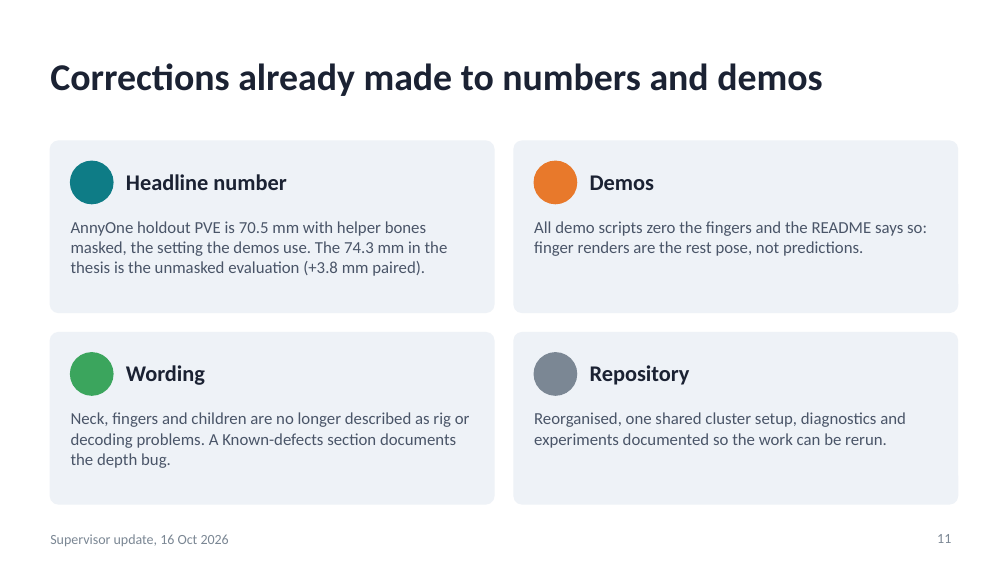
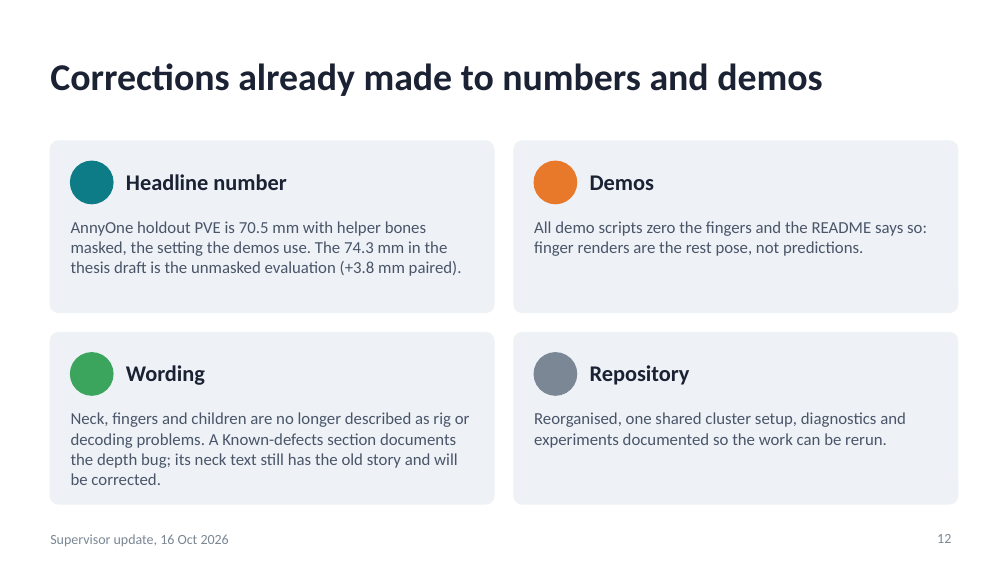
Before and after one commit to saadnajib/Multi-Person-Whole-Body-Human-Mesh-Recovery-in-a-Single-Shot-with-Annyone-dataset-and-3dpw-dataset, a slide deck: slide 12 of docs/supervisor_update_2026-10-16.pptx (slide 11 before the commit). Drawn at 1008x567 pixels with LibreOffice and Linux fonts; fonts in the diff are those of the drawing. Boxes give left, top, right and bottom in pixels: in the first picture for what was removed or moved away, otherwise in the second. Text is boxed around its words. In the diff, an @@ line names an element or a change of style, - is before the commit and + after.

```diff
--- a/docs/supervisor_update_2026-10-16.pptx
+++ b/docs/supervisor_update_2026-10-16.pptx
@@ text at <box>71,221,462,276</box>: text changed @@
-AnnyOne holdout PVE is 70.5 mm with helper bones masked, the setting the demos use. The 74.3 mm in the thesis is the unmasked evaluation (+3.8 mm paired).
+AnnyOne holdout PVE is 70.5 mm with helper bones masked, the setting the demos use. The 74.3 mm in the thesis draft is the unmasked evaluation (+3.8 mm paired).
@@ text at <box>71,412,470,485</box>: text changed @@
-Neck, fingers and children are no longer described as rig or decoding problems. A Known-defects section documents the depth bug.
+Neck, fingers and children are no longer described as rig or decoding problems. A Known-defects section documents the depth bug; its neck text still has the old story and will be corrected.
@@ page number at <box>937,534,951,543</box>: text changed @@
-11
+12
```
Also in this commit, not shown: 7 other slides changed, 7 slides added, 4 slides removed, 3 other files.
